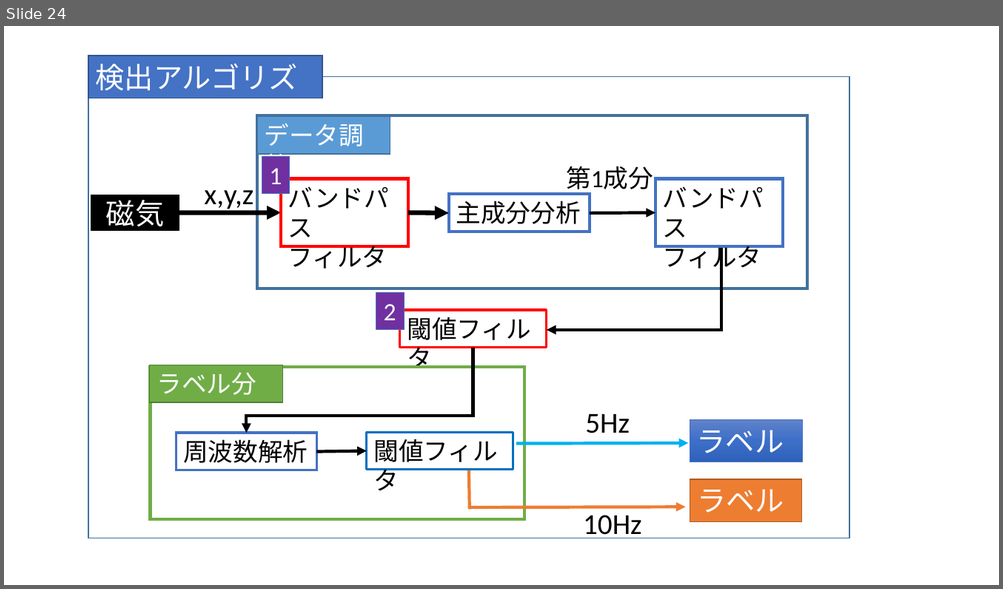
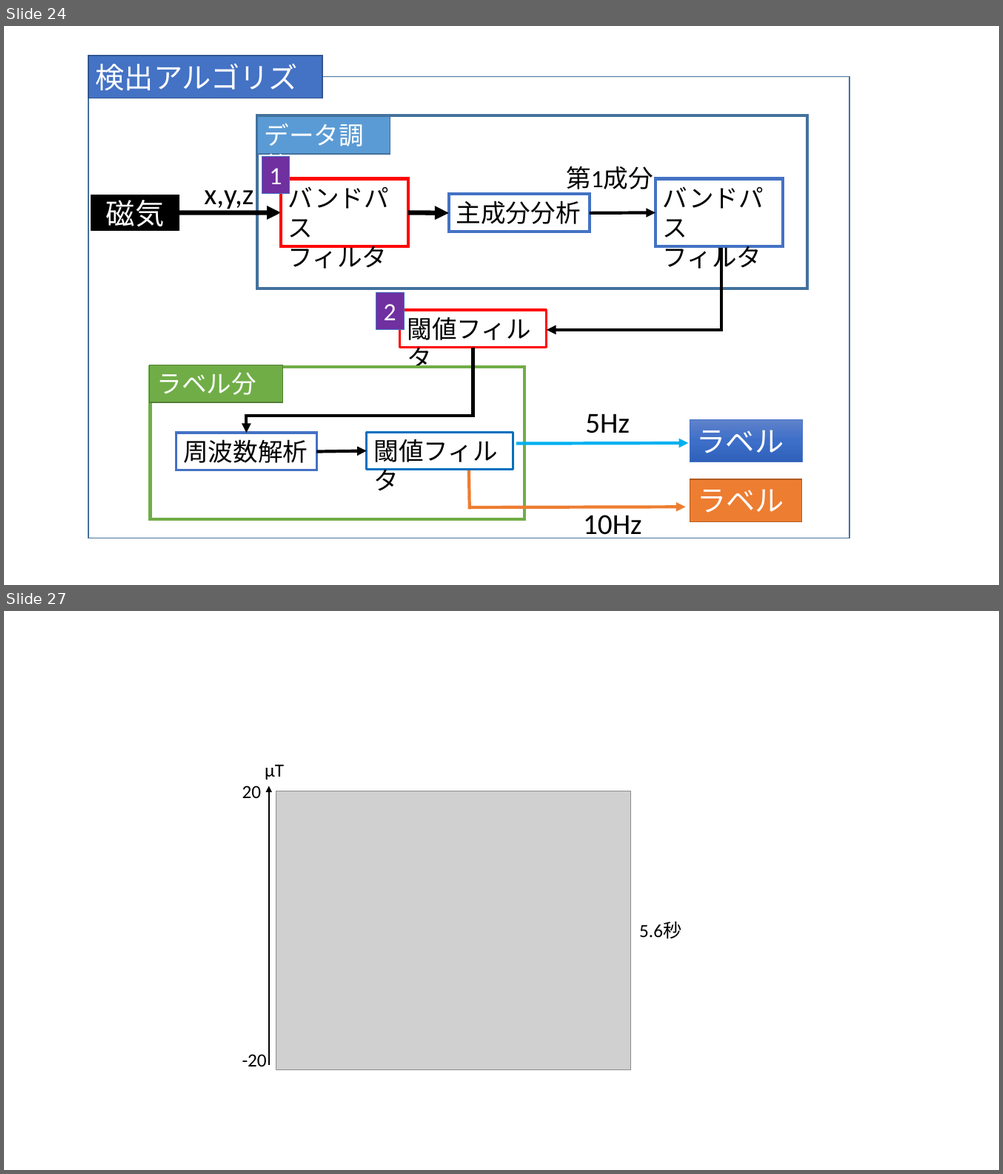
Before and after one commit to sen0810/src, a slide deck: ppt/中間発表用資料.pptx. Shown one above the other, each under a label of ours: slide 24 before the commit, slides 24 and 27 after it; the slides between them are not shown. The pictures are 1003x589 and 1003x1174 pixels, drawn with LibreOffice and Linux fonts; fonts in the diff are those of the drawing; grey boxes stand for pictures. Boxes give left, top, right and bottom in pixels: in the first picture for what was removed or moved away, otherwise in the second. Text is boxed around its words. In the diff, an @@ line names an element or a change of style, - is before the commit and + after.

```diff
--- a/ppt/中間発表用資料.pptx
+++ b/ppt/中間発表用資料.pptx
@@ slide 27 added at [4, 611, 999, 1170], background #FFFFFF @@
@@ text added at [264, 764, 284, 780], 18 pt, text #000000 @@
+μT
@@ text added at [242, 786, 262, 798], 18 pt, text #000000 @@
+20
@@ arrow added from (269, 1065) to (269, 786), #000000 1.5 pt @@
@@ picture added at [276, 792, 631, 1071] @@
@@ text added at [639, 923, 681, 939], 18 pt, text #000000 @@
+5.6秒
@@ text added at [242, 1054, 267, 1067], 18 pt, text #000000 @@
+-20
```
Also in this commit, not shown: 4 slides changed, 6 other slides added.
